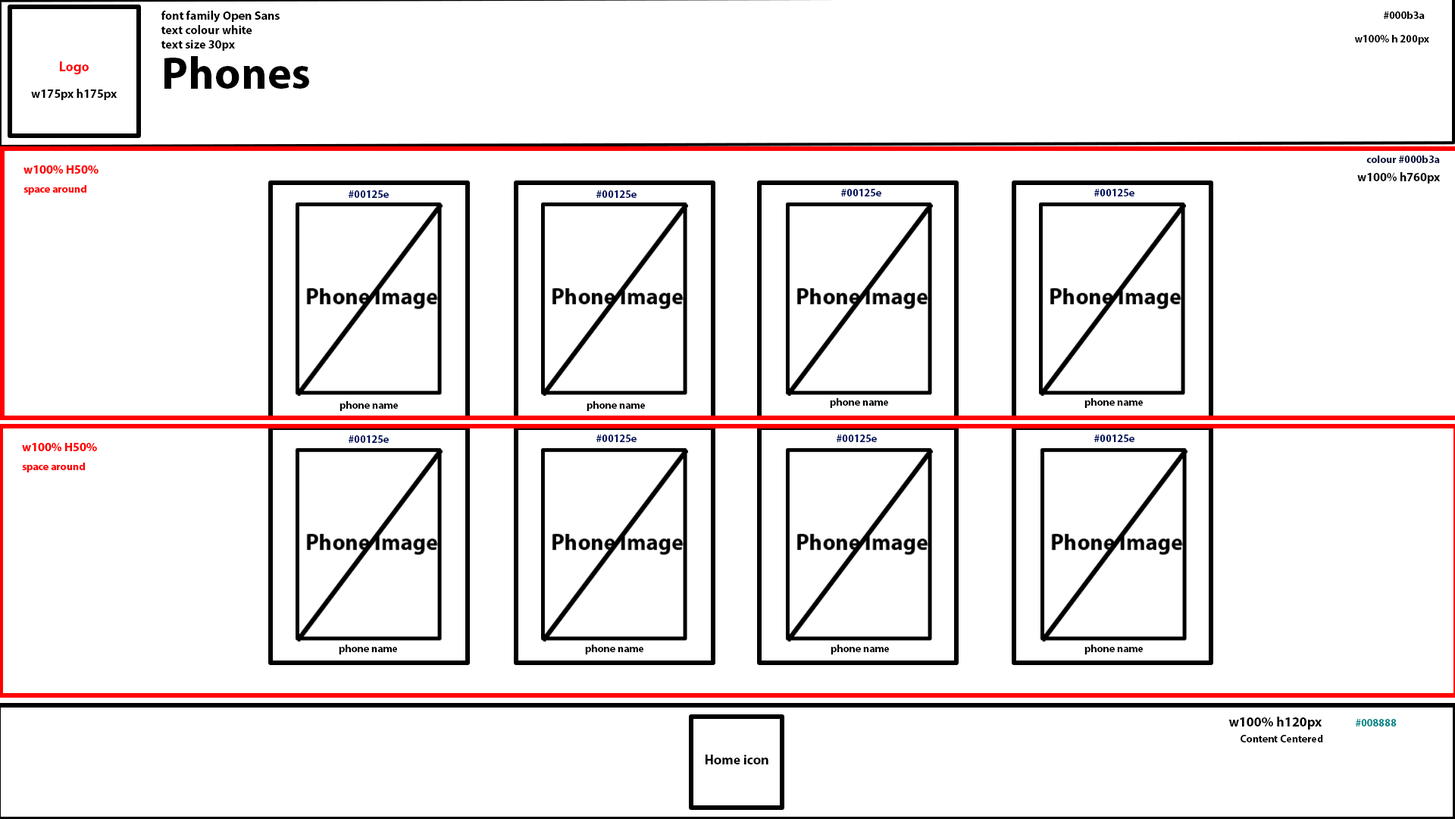
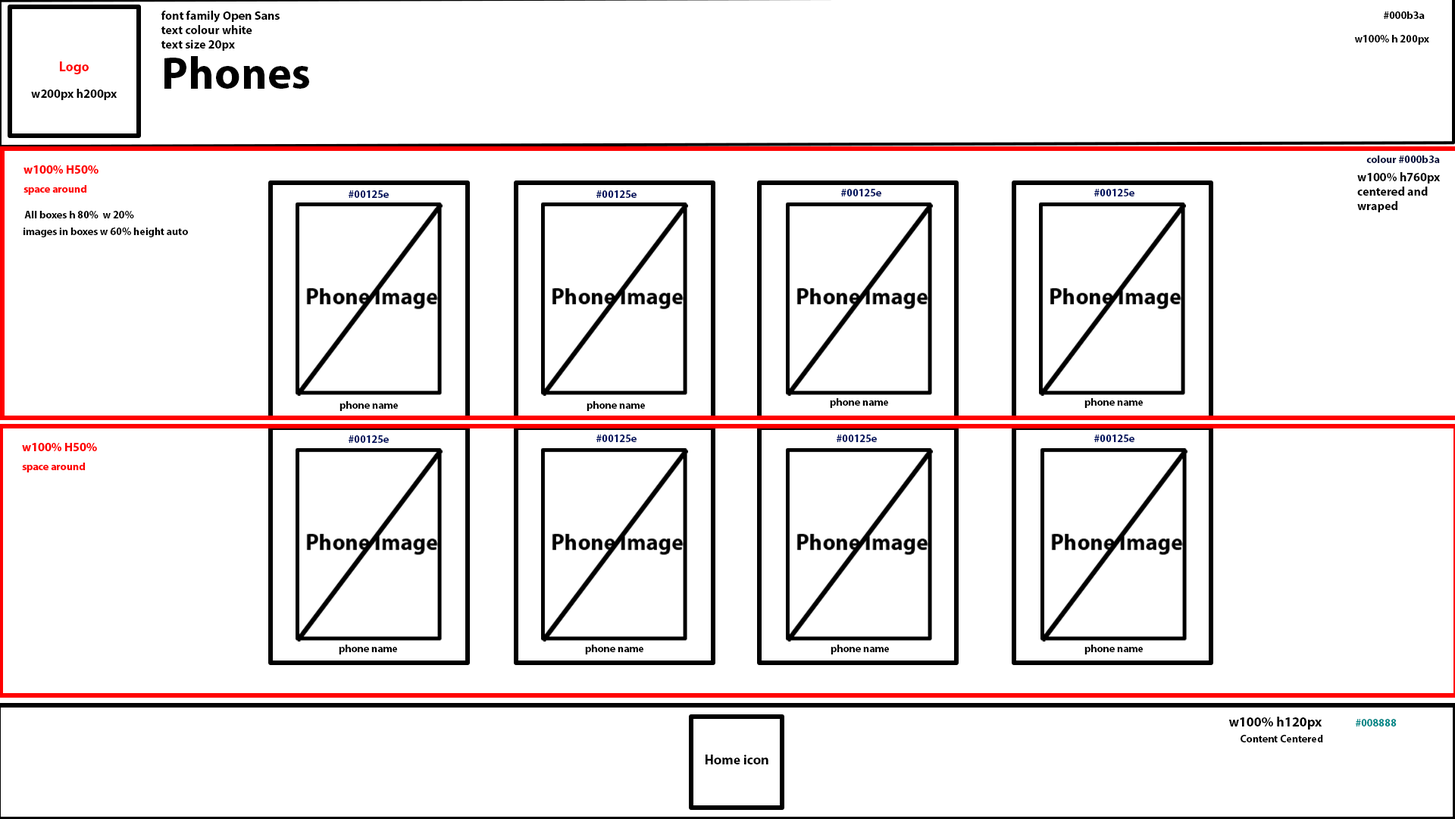
The second 1455 x 819 image is a revision of the first. Changes to its layers:
renamed "w100% h760px" to "w100% h760px centered and wraped", painted on it over [1357, 172, 1429, 213]
renamed "w175px h175px" to "w200px h200px", painted on it over [40, 89, 104, 98]
renamed "font family Open Sans text colour white text size 30px" to "font family Open Sans text colour white text size 20px", painted on it over [208, 40, 215, 49]
added layer "images in boxes w 60% height auto" in group "PHONES" over [23, 227, 188, 238]
added layer "All boxes h 80% w 20%" in group "PHONES" over [24, 210, 135, 220]
